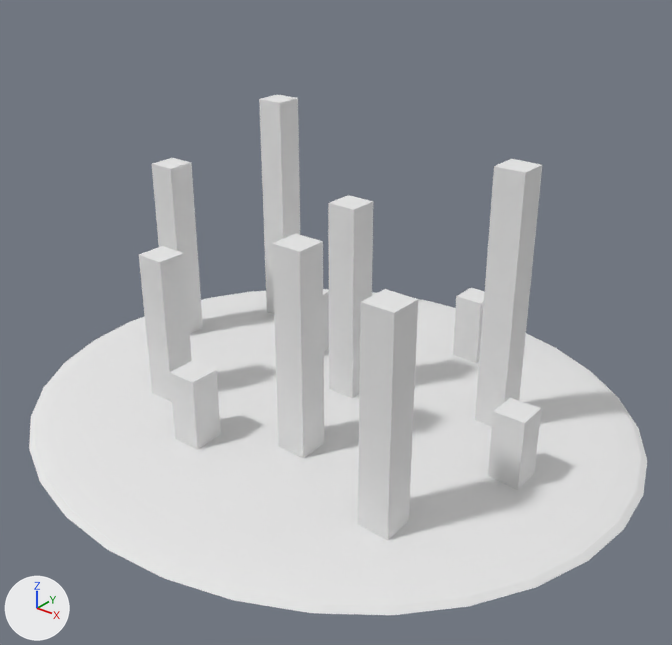
A saved change to the Blender file Assets/Models/stadt.blend.
One viewpoint serves both versions: a 50 mm camera at (4.78, -5.88, 4.55) aimed at (0.26, -0.23, 1.04). The lights are fixed; the arrows at lower left show +X, +Y and +Z.
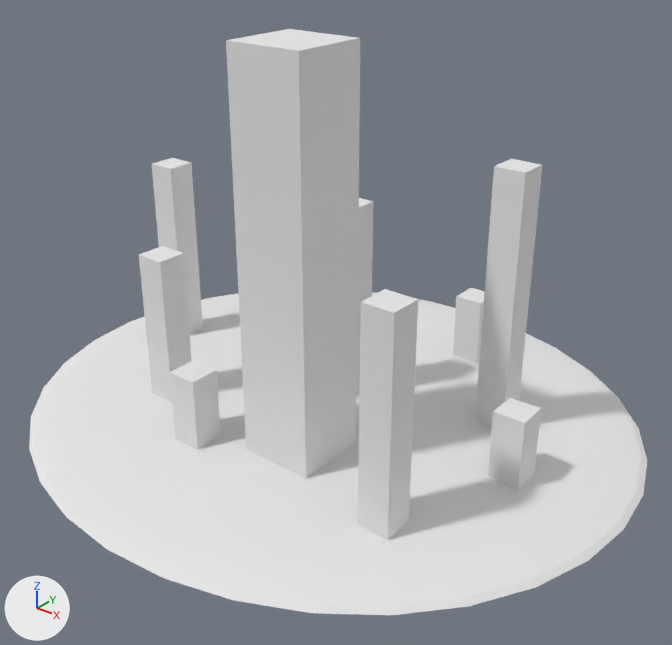
Patch to the scene script:
```diff
--- a/Assets/Models/stadt.blend.py
+++ b/Assets/Models/stadt.blend.py
@@ me_sphere @@
 me_sphere.from_pydata(...)  # 465 vertices, 442 faces; spans x -2.91..2.91, y -2.63..2.63, z 0.0..2.48
 # used by ob_sphere; location = (0.0, 0.0, 0.0)
+# me_sphere part 1: the loose piece of 20 vertices spanning x 0.24..0.51, y -0.98..-0.71, z 0.1..1.99 is scaled about its middle by (2.4, 2.4, 1.78), then moved by (0.0, 0.0, 0.77)
 me_sphere.materials.append(mat_material)
```

Where the change shows, as pixel boxes (x1, y1, x2, y2) in the pictures (672 x 645 px; the box of a moved part takes in the faces that stretch with it):
'Sphere', reshaped (12% taller): before (29, 94, 647, 615); after (29, 29, 647, 615)
part 1 of me_sphere, moved or reshaped: before (272, 234, 324, 458); after (226, 29, 360, 478)
